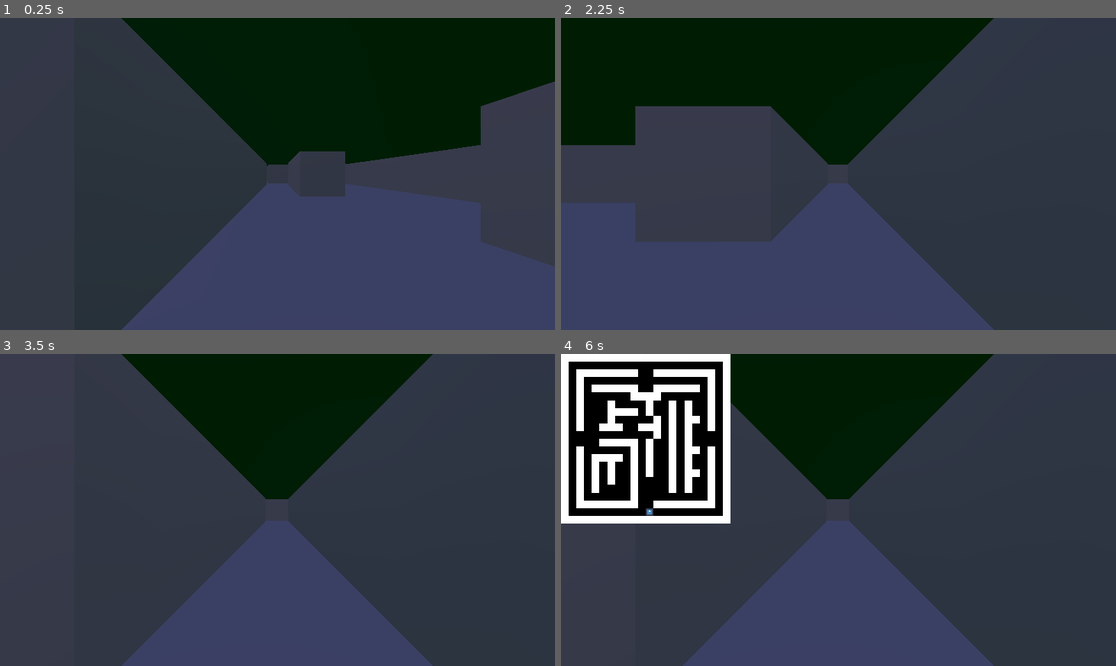
Above: before the commit, frames 1-4 (two rows, left to right).
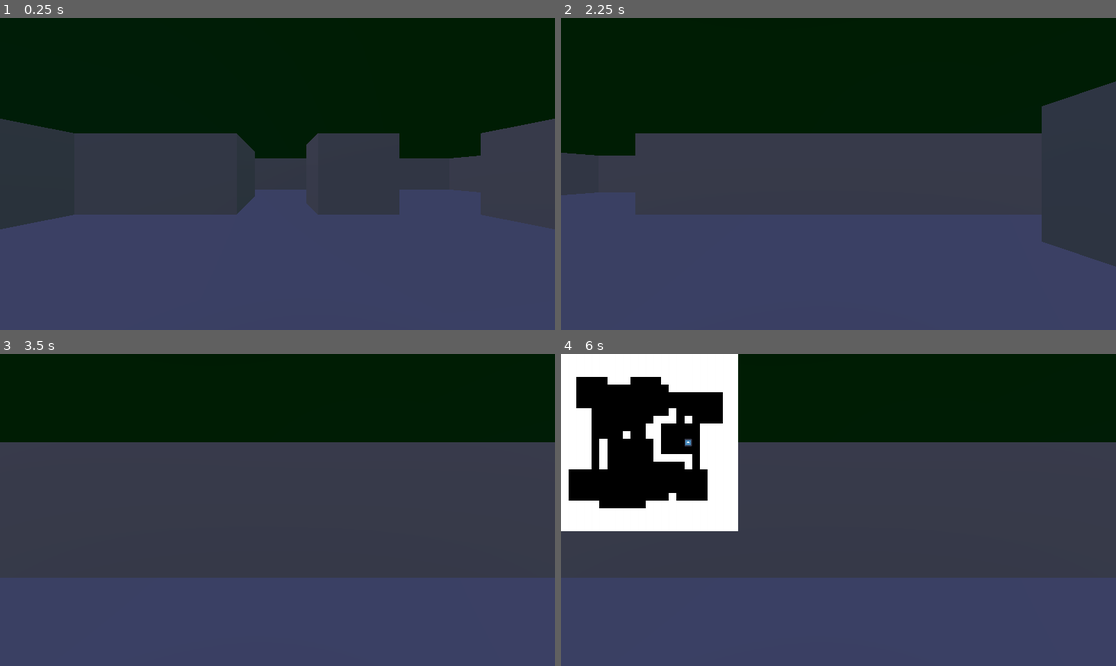
Above: after the commit, the same moments.

Repository: skarstensen/3D-Dungeon-Demo
Game: Godot game, scene res://scenes/World.tscn
Two runs of this game, one before a commit and one after it. Both use one fixed random seed, a clock stepped at 60 frames per second and the inputs below. The engine's default icon, where the game draws it, is replaced by a stand-in: a white triangle on a blue panel in a dark square.
Inputs:
- Up to frame 1 (0.25 s): no input
- Up to frame 2 (2.25 s): tap Enter at 0.5, 2 s; hold Right (ui_right) 0.53-1.28 s; tap Space at 1.25 s; hold Left (ui_left) 1.28-2.03 s; hold Right (ui_right) from 2.03 s (still down)
- Up to frame 3 (3.5 s): tap Space at 2.75 s; release Right (ui_right) at 2.78 s; hold Up (ui_up) from 2.78 s (still down)
- Up to frame 4 (6 s): tap Enter at 3.5 s; release Up (ui_up) at 3.53 s; hold Left (ui_left) 3.53-5.78 s; tap M (map) at 4.15 s; tap Space at 5 s; hold Right (ui_right) from 5.78 s (still down)

The runs differ from the first frame. In frame 1, 29% of the frame differs, in the area x 0-100%, y 0-100%; in frame 2, 28%; in frame 3, 39%; in frame 4, 39%.

Commit message:
Fixed map block dimensions

Diff:
--- a/scenes/Map Block.tscn
+++ b/scenes/Map Block.tscn
@@ -1,29 +1,30 @@
 [gd_scene load_steps=2 format=3 uid="uid://dxs76p5c53o5g"]
 
 [sub_resource type="PlaneMesh" id="1"]
+size = Vector2(1, 1)
 
 [node name="Map Block" type="Node3D"]
 
 [node name="Top Wall" type="MeshInstance3D" parent="."]
-transform = Transform3D(0.5, 0, 0, 0, -1, 4.37114e-08, 0, -8.74228e-08, -0.5, 0, 0.5, 0)
+transform = Transform3D(1, 0, 0, 0, -1, 1.50996e-07, 0, -1.50996e-07, -1, 0, 0.5, 0)
 mesh = SubResource("1")
 
 [node name="North Wall" type="MeshInstance3D" parent="."]
-transform = Transform3D(0.5, 0, 0, 0, -2.18557e-08, -0.5, 0, 0.5, -2.18557e-08, 0, 0, -0.5)
+transform = Transform3D(1, 0, 0, 0, -4.37114e-08, -1, 0, 1, -4.37114e-08, 0, 0, -0.5)
 mesh = SubResource("1")
 
 [node name="East Wall" type="MeshInstance3D" parent="."]
-transform = Transform3D(-2.18557e-08, -0.5, 0, 0.5, -2.18557e-08, 0, 0, 0, 0.5, 0.5, 0, 0)
+transform = Transform3D(-4.37114e-08, -1, 0, 1, -4.37114e-08, 0, 0, 0, 1, 0.5, 0, 0)
 mesh = SubResource("1")
 
 [node name="West Wall" type="MeshInstance3D" parent="."]
-transform = Transform3D(-2.18557e-08, 0.5, 0, -0.5, -2.18557e-08, 0, 0, 0, 0.5, -0.5, 0, 0)
+transform = Transform3D(-4.37114e-08, 1, 0, -1, -4.37114e-08, 0, 0, 0, 1, -0.5, 0, 0)
 mesh = SubResource("1")
 
 [node name="South Wall" type="MeshInstance3D" parent="."]
-transform = Transform3D(0.5, 0, 0, 0, -2.18557e-08, 0.5, 0, -0.5, -2.18557e-08, 0, 0, 0.5)
+transform = Transform3D(1, 0, 0, 0, -4.37114e-08, 1, 0, -1, -4.37114e-08, 0, 0, 0.5)
 mesh = SubResource("1")
 
 [node name="Bottom Wall" type="MeshInstance3D" parent="."]
-transform = Transform3D(0.5, 0, 0, 0, 0.5, 0, 0, 0, 0.5, 0, -0.5, 0)
+transform = Transform3D(1, 0, 0, 0, 1, 0, 0, 0, 1, 0, -0.5, 0)
 mesh = SubResource("1")
--- a/scenes/World.tscn
+++ b/scenes/World.tscn
@@ -34,6 +34,7 @@
 mapDataFile = ExtResource("4_ipncg")
 playerMarker = ExtResource("5_34n3w")
 mapDimensions = Vector2i(22, 22)
+random = true
 
 [node name="Player" type="Node3D" parent="."]
 script = ExtResource("4_1j0l7")
